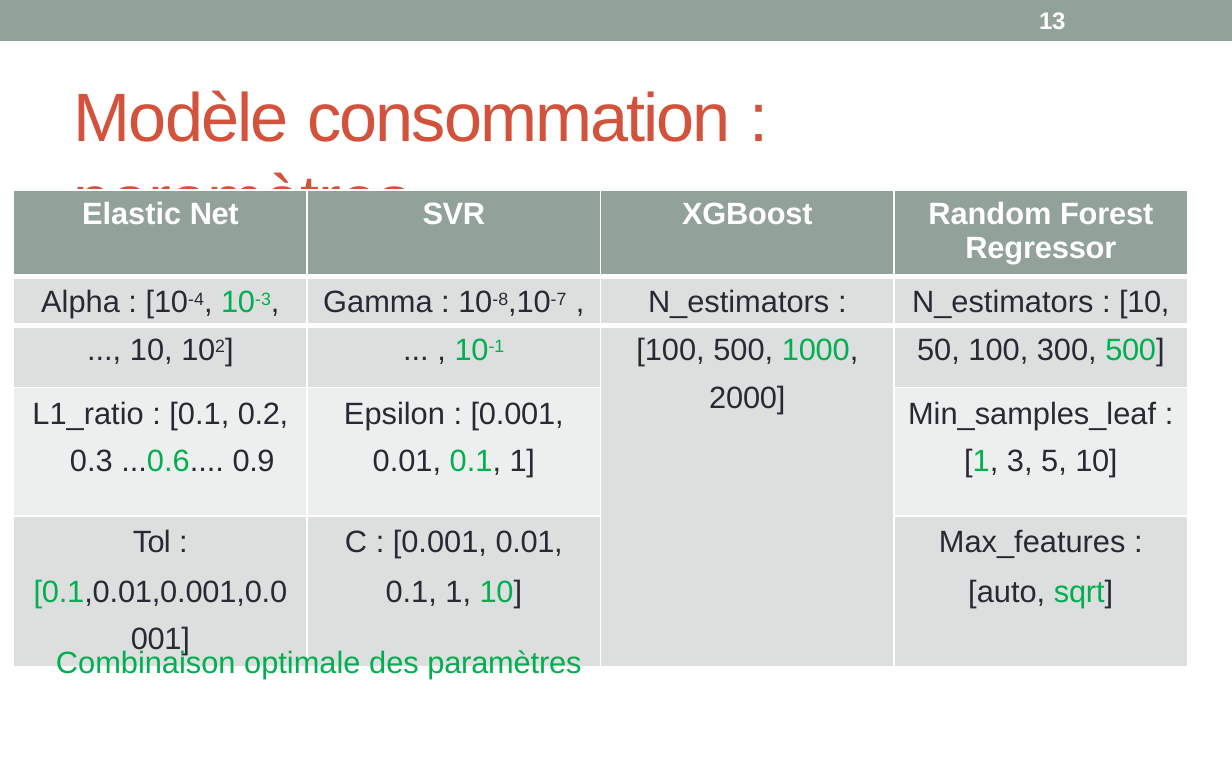
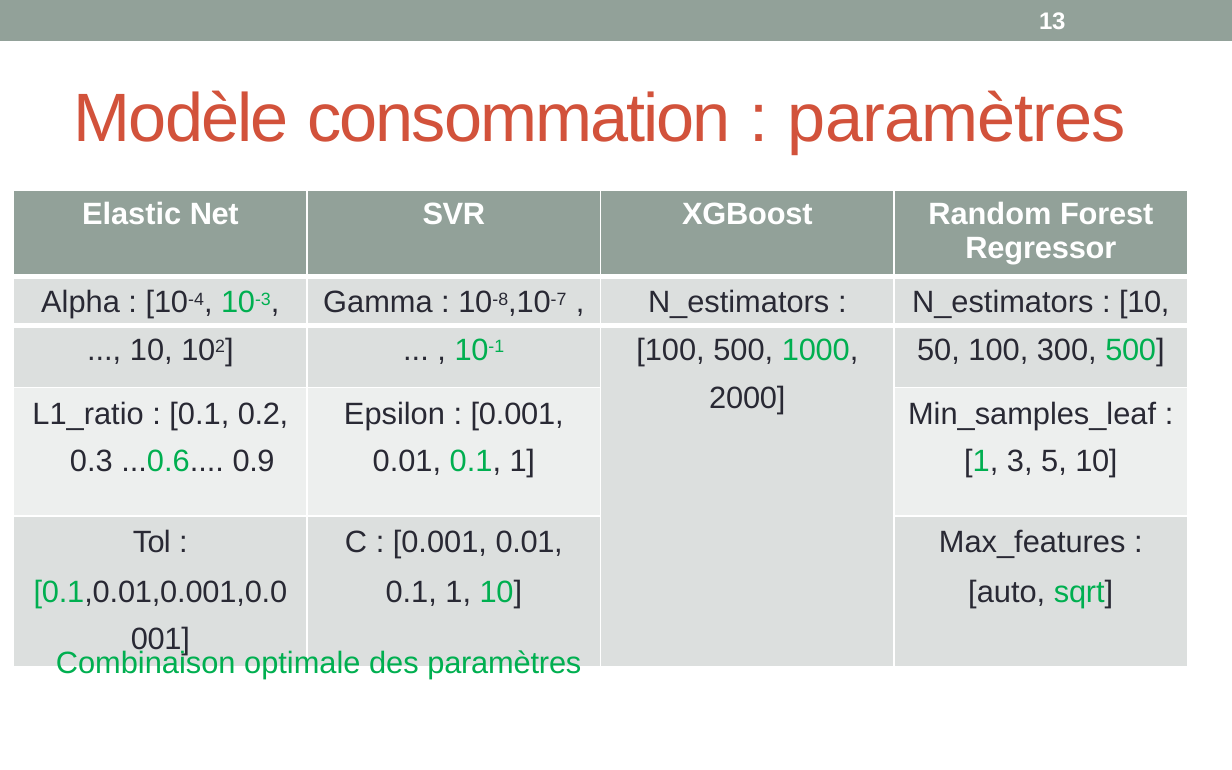
Before and after one commit to wdavid93/OpenClassRoom, a slide deck: slide 13 of Projet_4/soutenance projet 4 _ actualisee .pptx. Drawn at 1232x770 pixels with LibreOffice and Linux fonts; fonts in the diff are those of the drawing. Boxes give left, top, right and bottom in pixels: in the first picture for what was removed or moved away, otherwise in the second. Text is boxed around its words. In the diff, an @@ line names an element or a change of style, - is before the commit and + after.

```diff
--- a/Projet_4/soutenance projet 4 _ actualisee .pptx
+++ b/Projet_4/soutenance projet 4 _ actualisee .pptx
@@ title "Modèle consommation : paramètres" rewrapped from box(74, 90, 731, 235) to box(74, 90, 1126, 153) @@
```
Also in this commit, not shown: 8 other slides changed, 6 other files.
